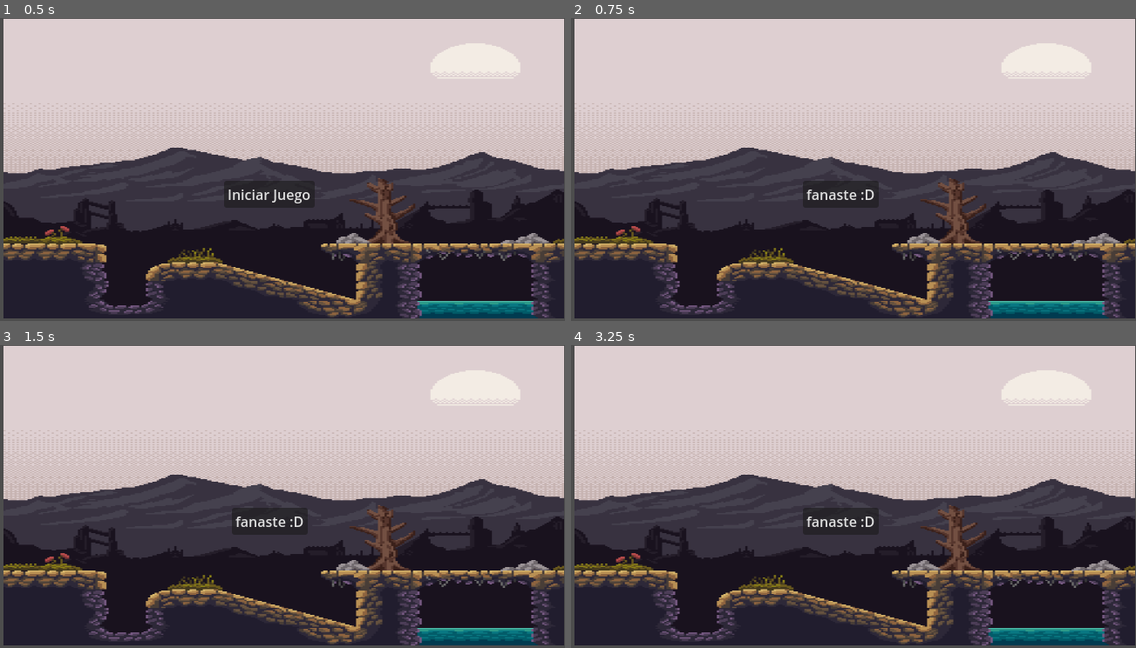
Above: before the commit, frames 1-4 (two rows, left to right).
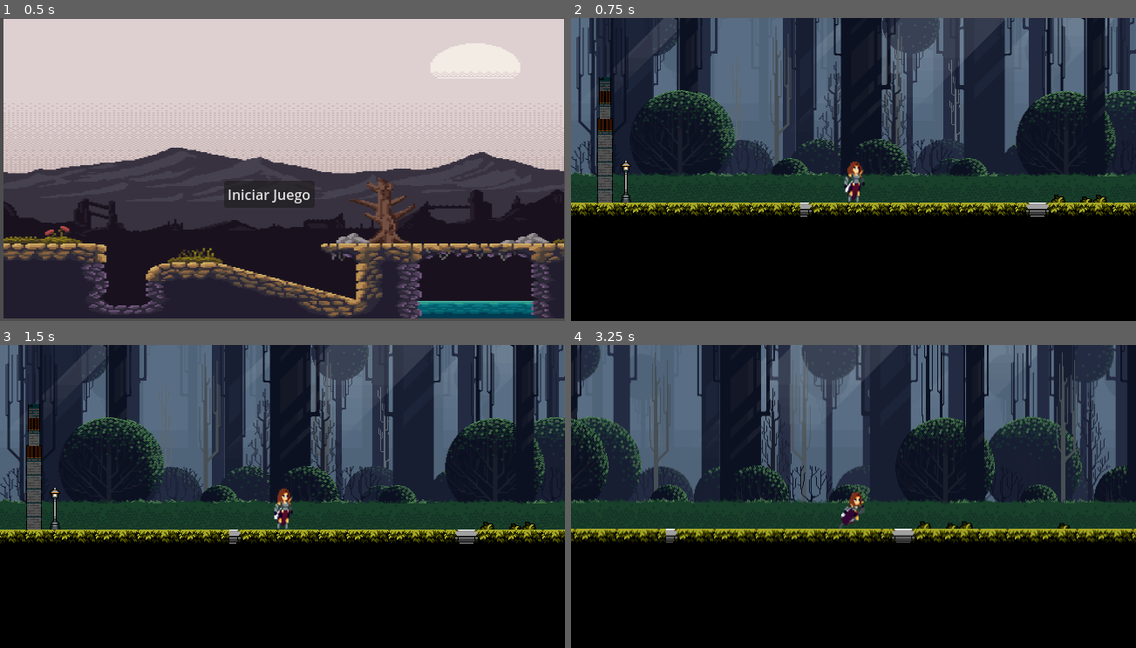
Above: after the commit, the same moments.

Repository: Lucas-tiziano-aguiar/juego-bosnia
Game: Godot game, scene res://play/menu_principal.tscn
Two runs of this game, one before a commit and one after it. Both use one fixed random seed, a clock stepped at 60 frames per second and the inputs below.
Inputs (mouse positions are in pixels of both pictures, inside the frame that each line leads up to):
- Up to frame 1 (0.5 s): no input
- Up to frame 2 (0.75 s): click "Iniciar Juego" at 0.5 s
- Up to frame 3 (1.5 s): click (271, 520) at 1.25 s, where only the run before the commit has a clickable "fanaste :D"
- Up to frame 4 (3.25 s): hold Z (crouch) 2.03-2.78 s; hold D (right) from 2.03 s (still down); tap W (jump) at 2.27, 3.02 s; tap Shift (sprint) at 2.85 s

Frame 1 is identical in both runs. In frame 2, 99% of the frame differs, in the area x 0-100%, y 0-100%; in frame 3, 99%; in frame 4, 99%.
Error after the commit: Parse Error: Expected indented block after function declaration. (res://play/auxiliares.gd:14)

Commit message:
Revert "v0.0.7"
This reverts commit f1bf355ea713aacec1d109c76b4bbc106743827e.

Diff:
--- a/play/auxiliares.gd
+++ b/play/auxiliares.gd
@@ -12,4 +12,3 @@
 
 
 func _on_area_2d_body_entered(body):
-	get_tree().change_scene_to_file("res://play/pantallaFin.tscn");
